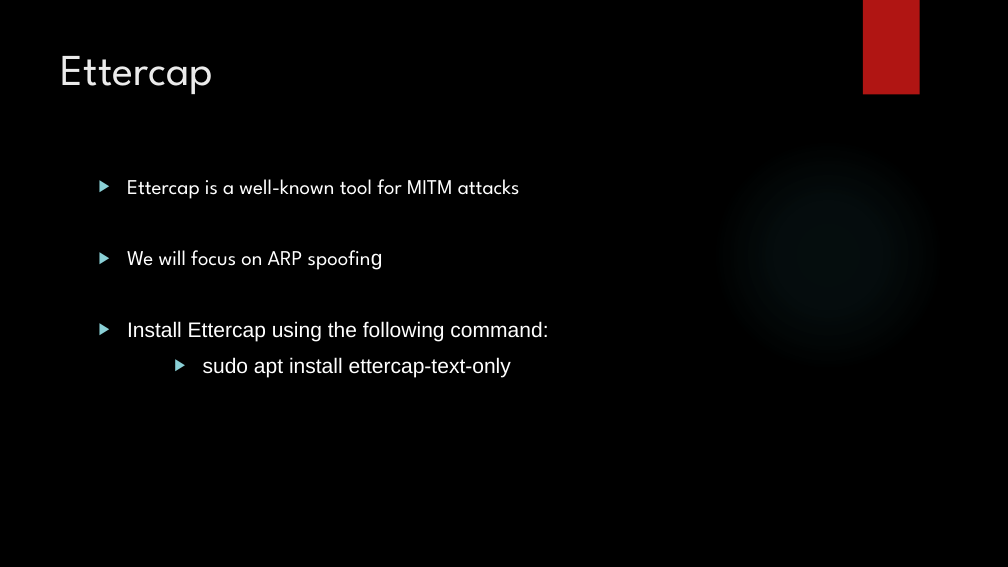
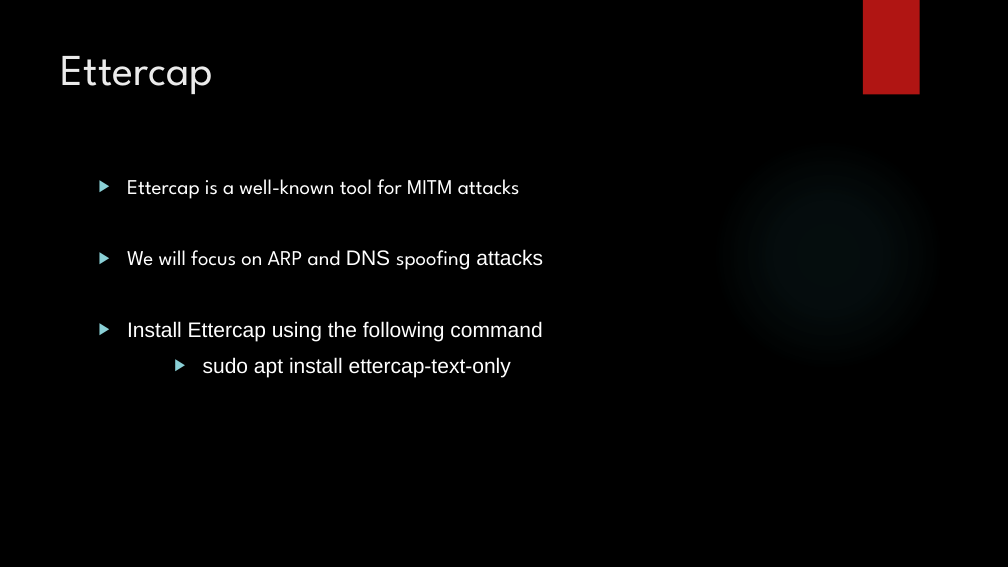
Before and after one commit to DeMaCS-UNICAL/NetworkSecurity, a slide deck: slide 7 of esercitazioni/Laboratory_22-23/Session_6/Lab_06_Slides.pptx (slide 4 before the commit). Drawn at 1008x567 pixels with LibreOffice and Linux fonts; fonts in the diff are those of the drawing; background and template pictures are left out. Boxes give left, top, right and bottom in pixels: in the first picture for what was removed or moved away, otherwise in the second. Text is boxed around its words. In the diff, an @@ line names an element or a change of style, - is before the commit and + after.

```diff
--- a/esercitazioni/Laboratory_22-23/Session_6/Lab_06_Slides.pptx
+++ b/esercitazioni/Laboratory_22-23/Session_6/Lab_06_Slides.pptx
@@ text at (127, 249, 543, 341): text changed @@
-▶ We will focus on ARP spoofing
-▶ Install Ettercap using the following command:
+▶ We will focus on ARP and DNS spoofing attacks
+▶ Install Ettercap using the following command
```
Also in this commit, not shown: 1 other slide changed, 1 slide added, 1 other file.
